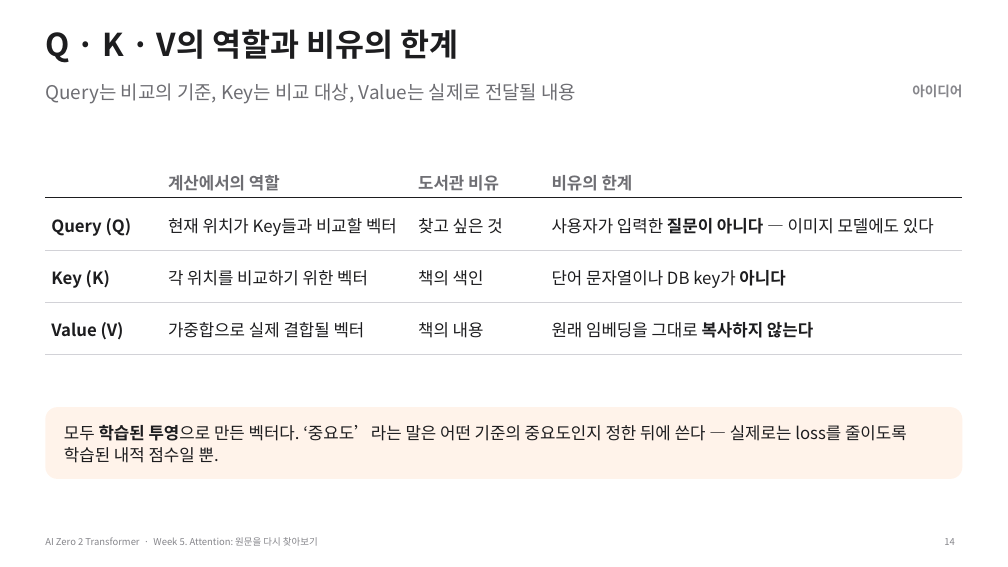
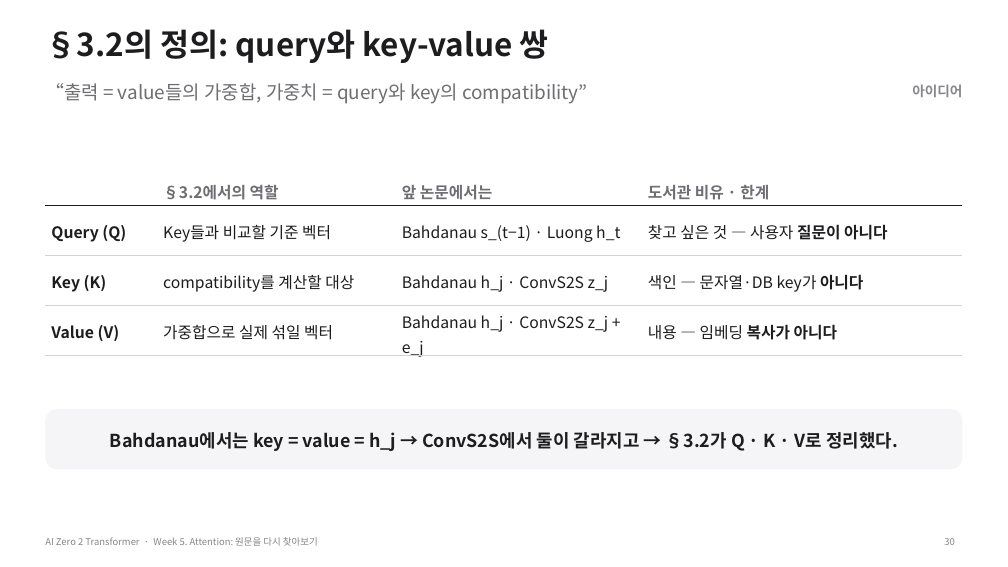
Before and after one commit to myunhh/AI-Zero-2-Transformers, a slide deck: slide 30 of lectures/week05_attention.pptx (slide 14 before the commit). Drawn at 1008x567 pixels with LibreOffice and Linux fonts; fonts in the diff are those of the drawing. Boxes give left, top, right and bottom in pixels: in the first picture for what was removed or moved away, otherwise in the second. Text is boxed around its words. In the diff, an @@ line names an element or a change of style, - is before the commit and + after.

```diff
--- a/lectures/week05_attention.pptx
+++ b/lectures/week05_attention.pptx
@@ title at (45,29,549,63): text changed @@
-Q · K · V의 역할과 비유의 한계
+§3.2의 정의: query와 key-value 쌍
@@ text at (45,83,588,104): text changed @@
-Query는 비교의 기준, Key는 비교 대상, Value는 실제로 전달될 내용
+“출력 = value들의 가중합, 가중치 = query와 key의 compatibility”
@@ table at (45,175,963,361) @@
-row 1:  | 계산에서의 역할 | 도서관 비유 | 비유의 한계
+row 1:  | §3.2에서의 역할 | 앞 논문에서는 | 도서관 비유 · 한계
-row 2: Query (Q) | 현재 위치가 Key들과 비교할 벡터 | 찾고 싶은 것 | 사용자가 입력한 질문이 아니다 — 이미지 모델에도 있다
+row 2: Query (Q) | Key들과 비교할 기준 벡터 | Bahdanau s_(t−1) · Luong h_t | 찾고 싶은 것 — 사용자 질문이 아니다
-row 3: Key (K) | 각 위치를 비교하기 위한 벡터 | 책의 색인 | 단어 문자열이나 DB key가 아니다
+row 3: Key (K) | compatibility를 계산할 대상 | Bahdanau h_j · ConvS2S z_j | 색인 — 문자열·DB key가 아니다
-row 4: Value (V) | 가중합으로 실제 결합될 벡터 | 책의 내용 | 원래 임베딩을 그대로 복사하지 않는다
+row 4: Value (V) | 가중합으로 실제 섞일 벡터 | Bahdanau h_j · ConvS2S z_j + e_j | 내용 — 임베딩 복사가 아니다
@@ size 16 to 15 pt in "Query (Q)", "Key (K)", "Value (V)" @@
@@ table: place and size @@
-table at (45,166,962,355)
+table at (45,175,963,361)
@@ rounded rectangle "Bahdanau에서는 key = value = ...": place and size @@
-rounded rectangle "Bahdanau에서는 key = value = ..." at (45,407,963,479)
+rounded rectangle "Bahdanau에서는 key = value = ..." at (45,409,963,470)
@@ rounded rectangle "Bahdanau에서는 key = value = ..." at (45,409,963,470): fill #FFF3EA to #F5F5F7; proportions changed @@
@@ text in rounded rectangle at (110,432,898,451): text changed; size 16 to 17 pt; bold on @@
-모두 학습된 투영으로 만든 벡터다. ‘중요도’라는 말은 어떤 기준의 중요도인지 정한 뒤에 쓴다 — 실제로는 loss를 줄이도록 학습된 내적 점수일 뿐.
+Bahdanau에서는 key = value = h_j → ConvS2S에서 둘이 갈라지고 → §3.2가 Q · K · V로 정리했다.
@@ page number at (944,538,954,545): text changed @@
-14
+30
```
Also in this commit, not shown: 31 other slides changed, 26 slides added, 8 slides removed, 1 other file.
